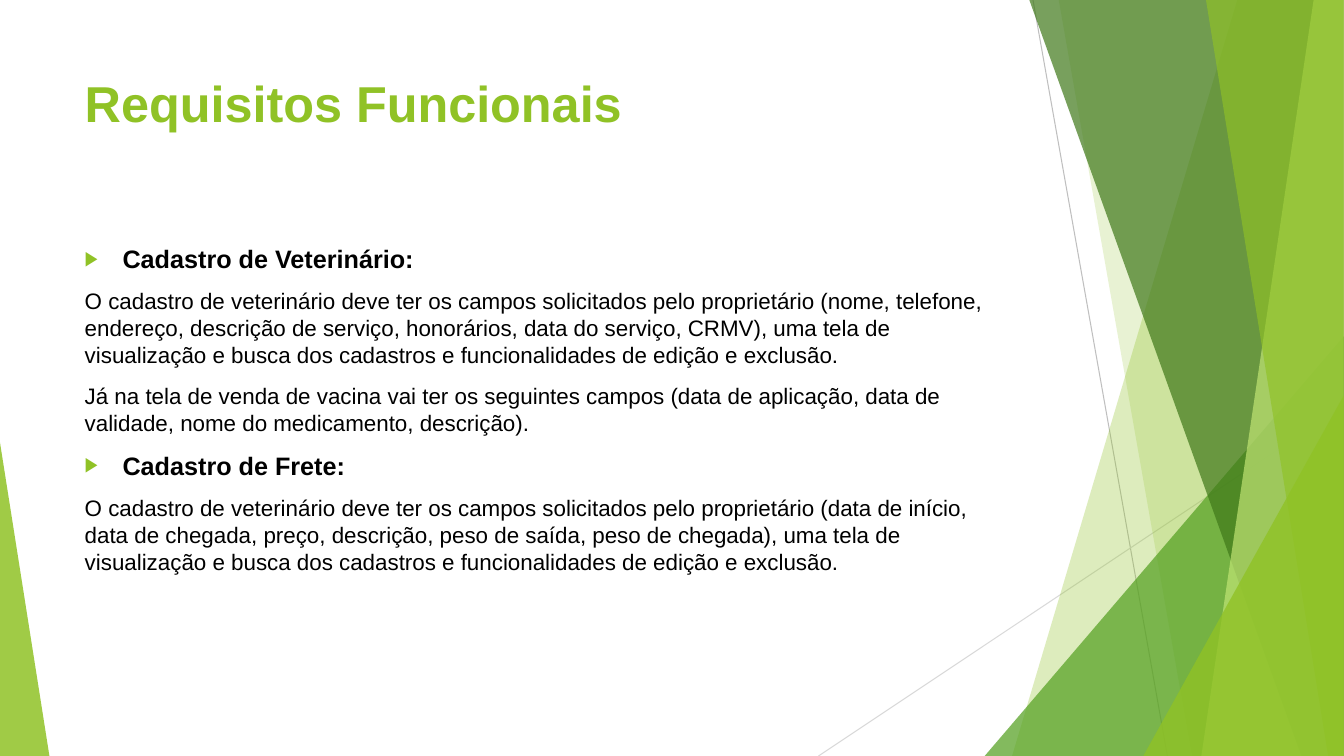
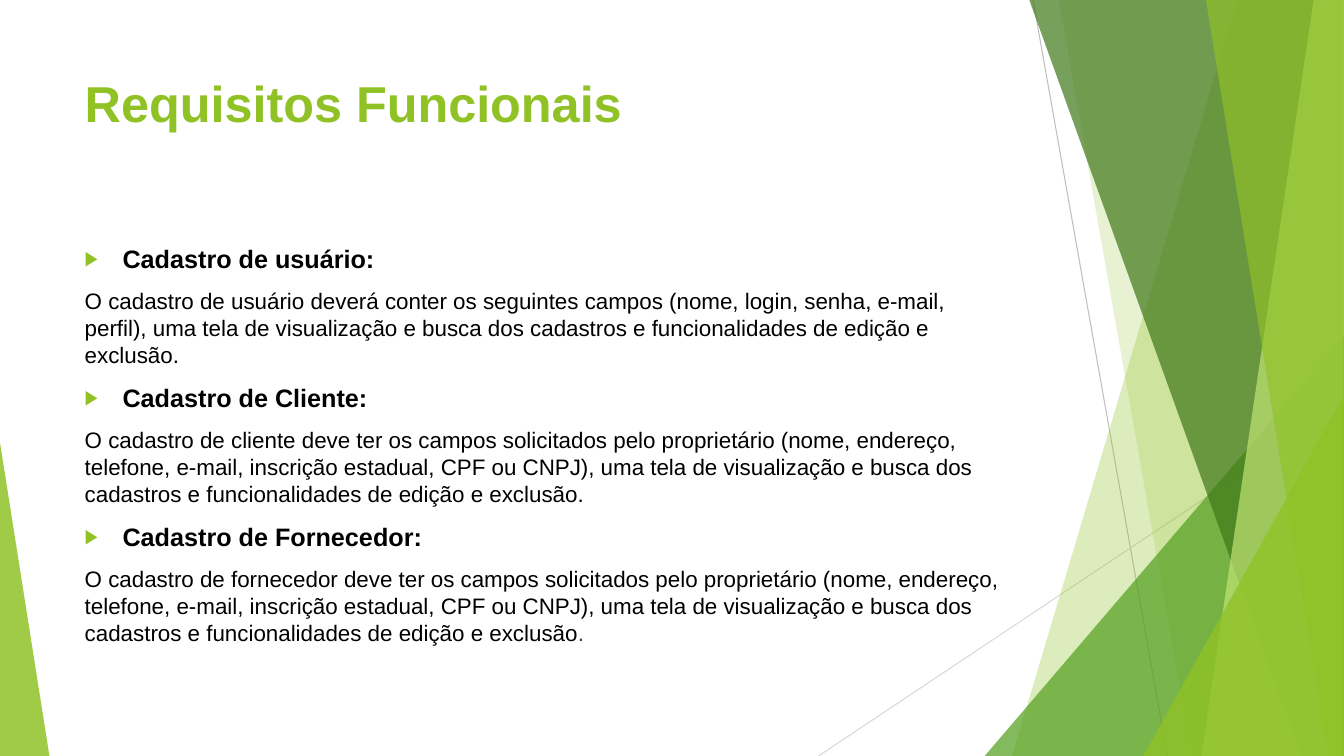
Before and after one commit to chav1985/GerenciamentoBovinos, a slide deck: slide 3 of GerenciamentoBovinos/Documentação/Gerenciamento de Bovino.pptx (slide 6 before the commit). Drawn at 1344x756 pixels with LibreOffice and Linux fonts; fonts in the diff are those of the drawing. Boxes give left, top, right and bottom in pixels: in the first picture for what was removed or moved away, otherwise in the second. Text is boxed around its words. In the diff, an @@ line names an element or a change of style, - is before the commit and + after.

```diff
--- a/GerenciamentoBovinos/Documentação/Gerenciamento de Bovino.pptx
+++ b/GerenciamentoBovinos/Documentação/Gerenciamento de Bovino.pptx
@@ text at bbox=[85, 249, 998, 646]: text changed @@
-▶ Cadastro de Veterinário:
-O cadastro de veterinário deve ter os campos solicitados pelo proprietário (nome, telefone, endereço, descrição de serviço, honorários, data do serviço, CRMV), uma tela de visualização e busca dos cadastros e funcionalidades de edição e exclusão.
-Já na tela de venda de vacina vai ter os seguintes campos (data de aplicação, data de validade, nome do medicamento, descrição).
-▶ Cadastro de Frete:
-O cadastro de veterinário deve ter os campos solicitados pelo proprietário (data de início, data de chegada, preço, descrição, peso de saída, peso de chegada), uma tela de visualização e busca dos cadastros e funcionalidades de edição e exclusão.
+▶ Cadastro de usuário:
+O cadastro de usuário deverá conter os seguintes campos (nome, login, senha, e-mail, perfil), uma tela de visualização e busca dos cadastros e funcionalidades de edição e exclusão.
+▶ Cadastro de Cliente:
+O cadastro de cliente deve ter os campos solicitados pelo proprietário (nome, endereço, telefone, e-mail, inscrição estadual, CPF ou CNPJ), uma tela de visualização e busca dos cadastros e funcionalidades de edição e exclusão.
+▶ Cadastro de Fornecedor:
+O cadastro de fornecedor deve ter os campos solicitados pelo proprietário (nome, endereço, telefone, e-mail, inscrição estadual, CPF ou CNPJ), uma tela de visualização e busca dos cadastros e funcionalidades de edição e exclusão.
```
Also in this commit, not shown: 5 other slides changed, 1 slide added, 1 slide removed.
